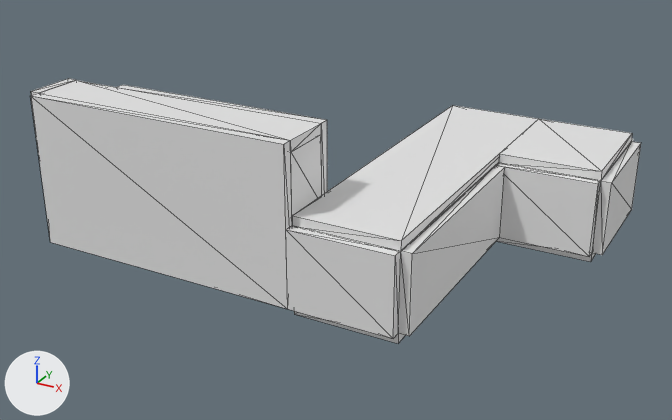
Two versions of the glTF model Jail_Broken_Model.glb, one commit apart.
The view is the same before and after, from a 50 mm lens placed at (8.9, -21.1, 16.2), pointed at (-7.6, 9.0, 1.1). Every picture has the same lights, and +X, +Y and +Z are marked at lower left. Mesh edges are drawn as thin lines. Objects named as collision shapes, trigger or cutter boxes, shadow casters or lower levels of detail are left out. Where no turn or scale is listed for an object, it has been applied to the vertices.

The scene before the commit, as lines of its bpy script (objects in view):
```python
ob_ceiling_jail_hallway = bpy.data.objects.new('ceiling_jail_hallway', me_cube_026)
ob_ceiling_jail_hallway.location = (-4.0, 10.01, 3.36)
ob_ceiling_main_001 = bpy.data.objects.new('ceiling_main.001', me_cube_027)
ob_ceiling_main_001.location = (0.0, 14.51, 3.36)
ob_floor_main_001 = bpy.data.objects.new('floor_main.001', me_cube_024)
ob_floor_main_001.location = (0.0, 14.51, 0.0)
ob_wall = bpy.data.objects.new('wall', me_cube_004)
ob_wall.location = (-6.2, 4.01, 4.49)
ob_wall_straight_001 = bpy.data.objects.new('wall_straight.001', me_cube_001)
ob_wall_straight_001.location = (-4.0, 2.81, 1.7)
ob_wall_straight_002 = bpy.data.objects.new('wall_straight.002', me_cube_002)
ob_wall_straight_002.location = (-10.5, 5.21, 3.2)
ob_wall_straight_006 = bpy.data.objects.new('wall_straight.006', me_cube_019)
ob_wall_straight_006.location = (-1.8, 7.31, 1.7)
ob_wall_straight_009 = bpy.data.objects.new('wall_straight.009', me_cube_022)
ob_wall_straight_009.location = (2.21, 14.51, 1.69)
ob_wall_straight_009.rotation_euler = (0.0, 0.0, -1.571)  # degrees (0, 0, -90)
ob_wall_straight_009.scale = (1.25, 1.0, 1.0)
ob_wall_straight_010 = bpy.data.objects.new('wall_straight.010', me_cube_023)
ob_wall_straight_010.location = (0.0, 11.81, 1.7)
# also in view: 'wall_straight.003' at (-11.5, 2.8, 3.2); 'ceiling_jail_hallway.001' at (-11.5, 4.0, 6.0)
```
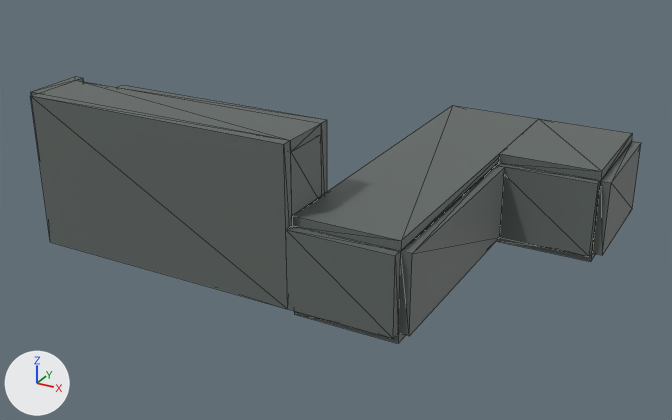
What differs and where, as boxes (x1, y1, x2, y2) in the pictures (672 x 420 px):
'wall_straight.003', recoloured: (31, 93, 292, 309) in both
'ceiling_jail_hallway', recoloured (white to grey): (292, 105, 538, 251) in both
'wall_straight.001', recoloured: (286, 225, 401, 339) in both
'wall_straight.006', recoloured: (398, 165, 505, 336) in both
'wall_straight.010', recoloured: (496, 162, 601, 256) in both
'ceiling_jail_hallway.001', recoloured (white to grey): (40, 80, 321, 152) in both
'ceiling_main.001', recoloured (white to grey): (499, 119, 632, 180) in both
'wall_straight.009', recoloured, rescaled: (592, 141, 641, 255) in both
'wall', recoloured: (291, 135, 322, 215) in both
'wall_straight.002', recoloured (white to grey): (118, 85, 327, 195) in both
'floor_main.001', recoloured: (497, 237, 596, 262) in both
'wall_straight.004', recoloured, moved, rescaled (20% wider): before (31, 78, 75, 95); after (31, 77, 84, 95)

What changed in the scene script:
```text
Add mat_material_001:
    mat_material_001 = principled_material('Material.001')
    mat_material_001.base_color = (0.119, 0.139, 0.13)  # dark grey #616865
Change me_cube_027:
    where me_cube_027.from_pydata(...)  # 8 vertices, 12 faces; spans x -2.0..2.0, y -2.5..2.5, z -0.2..0.2
    add me_cube_027.materials.append(mat_material_001)  # dark grey #616865
Change me_cube_026:
    where me_cube_026.from_pydata(...)  # 8 vertices, 12 faces; spans x -2.0..2.0, y -7.0..7.0, z -0.2..0.2
    add me_cube_026.materials.append(mat_material_001)  # dark grey #616865
Change me_cube_024:
    where me_cube_024.from_pydata(...)  # 8 vertices, 12 faces; spans x -2.0..2.0, y -2.5..2.5, z -0.2..0.2
    add me_cube_024.materials.append(mat_material_001)  # dark grey #616865
Change me_cube_019:
    where me_cube_019.from_pydata(...)  # 8 vertices, 12 faces; spans x -0.2..0.2, y -4.3..4.3, z -1.5..1.5
    add me_cube_019.materials.append(mat_material_001)  # dark grey #616865
Change me_cube_022:
    where me_cube_022.from_pydata(...)  # 8 vertices, 12 faces; spans x -2.0..2.0, y -0.2..0.2, z -1.5..1.5
    add me_cube_022.materials.append(mat_material_001)  # dark grey #616865
Change me_cube_023:
    where me_cube_023.from_pydata(...)  # 8 vertices, 12 faces; spans x -2.0..2.0, y -0.2..0.2, z -1.5..1.5
    add me_cube_023.materials.append(mat_material_001)  # dark grey #616865
Change me_cube_001:
    where me_cube_001.from_pydata(...)  # 8 vertices, 12 faces; spans x -2.0..2.0, y -0.2..0.2, z -1.5..1.5
    add me_cube_001.materials.append(mat_material_001)  # dark grey #616865
Change me_cube_002:
    where me_cube_002.from_pydata(...)  # 8 vertices, 12 faces; spans x -4.5..4.5, y -0.2..0.2, z -3.0..3.0
    add me_cube_002.materials.append(mat_material_001)  # dark grey #616865
Change me_cube_003:
    where me_cube_003.from_pydata(...)  # 8 vertices, 12 faces; spans x -5.5..5.5, y -0.2..0.2, z -3.0..3.0
    add me_cube_003.materials.append(mat_material_001)  # dark grey #616865
Change me_cube_004:
    where me_cube_004.from_pydata(...)  # 8 vertices, 12 faces; spans x -0.2..0.2, y -1.0..1.0, z -1.33..1.33
    add me_cube_004.materials.append(mat_material_001)  # dark grey #616865
Change me_cube_005:
    where me_cube_005.from_pydata(...)  # 8 vertices, 12 faces; spans x -5.5..5.5, y -1.0..1.0, z -0.2..0.2
    add me_cube_005.materials.append(mat_material_001)  # dark grey #616865
Change me_cube_007:
    where me_cube_007.from_pydata(...)  # 8 vertices, 12 faces; spans x -2.0..2.0, y -0.2..0.2, z -1.5..1.5
    add me_cube_007.materials.append(mat_material_001)  # dark grey #616865
Change ob_wall_straight_009:
    ob_wall_straight_009.scale: (1.25, 1.0, 1.0) -> (1.27, 1.0, 1.0)
Change ob_wall_straight_004:
    ob_wall_straight_004.location: (-17.2, 4.01, 4.82) -> (-17.2, 4.21, 4.8)
    ob_wall_straight_004.scale: (0.1, 5.0, 0.933) -> (0.1, 6.0, 0.933)
```
